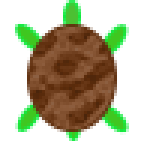
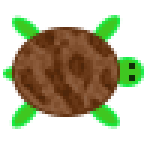
Before/after of a 144 x 144 layered artwork. What changed in the layer stack:
painted on "Ellipse 1" over 12, 24, 120, 132
painted on "Ellipse 4" (1st of 4) over 87, 24, 129, 129
painted on "Ellipse 4" (2nd of 4) over 12, 15, 42, 132
painted on "Ellipse 4" (3rd of 4) over 9, 99, 129, 135
painted on "Ellipse 4" (4th of 4) over 15, 15, 123, 54
added layer "Ellipse 5 copy" above "Ellipse 5" over 129, 75, 135, 81
added layer "Ellipse 5" above "Ellipse 3" over 129, 63, 135, 69
painted on "Ellipse 3" over 63, 0, 144, 87
painted on "Ellipse 2" over 3, 66, 81, 141
